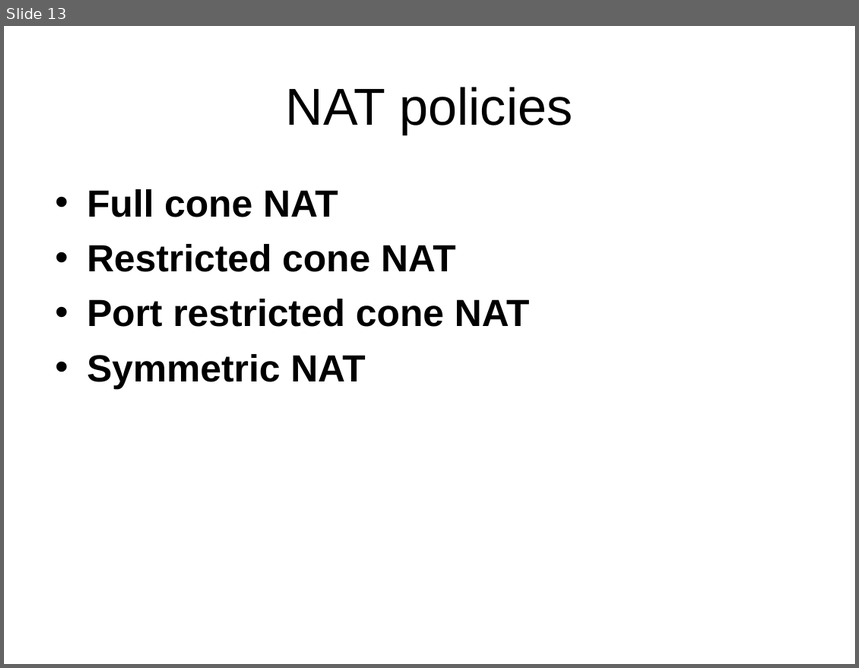
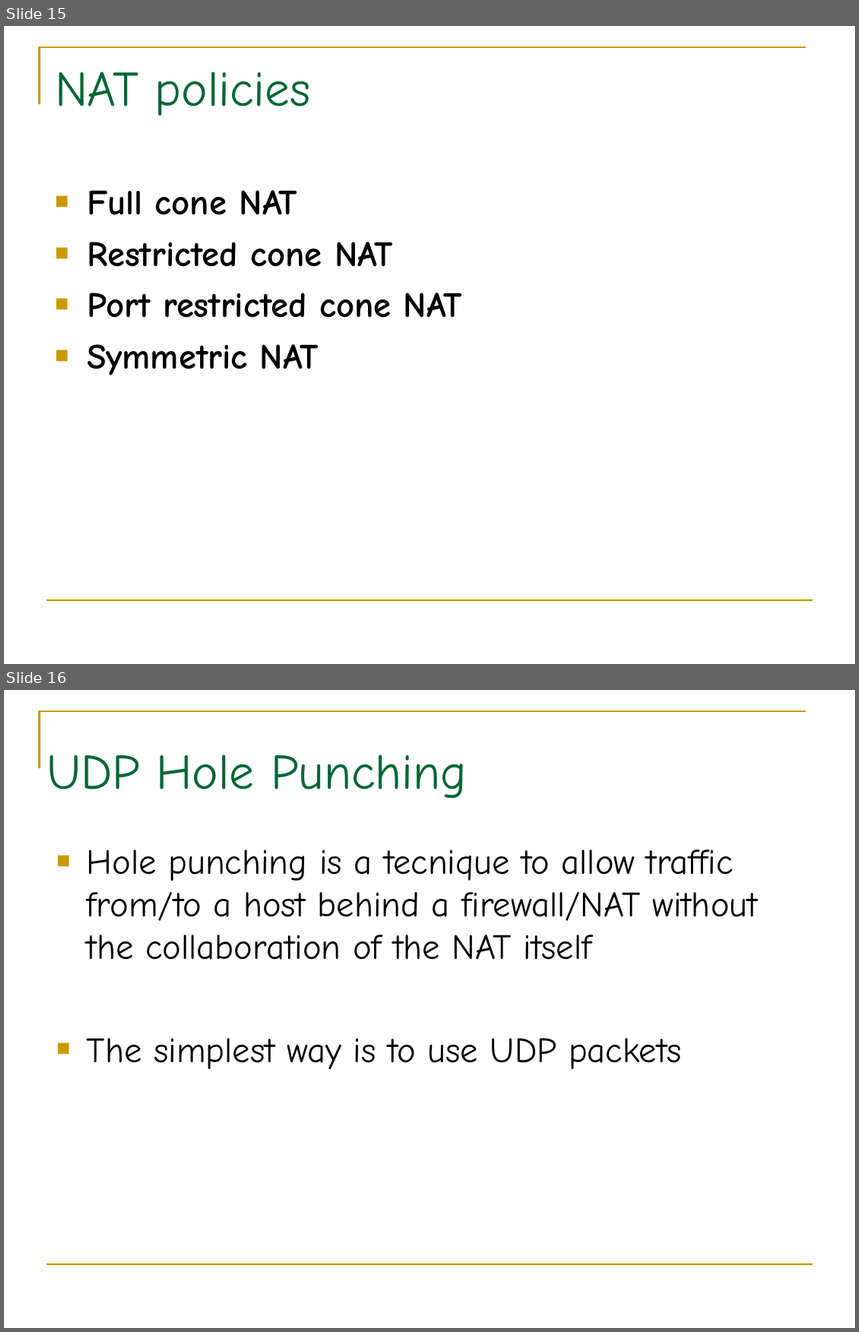
Before and after one commit to BackupTheBerlios/p2p-mentor, a slide deck: slide/nat-p2p.ppt. Shown one above the other, each under a label of ours: slide 13 before the commit, slides 15 and 16 after it. The pictures are 859x668 and 859x1332 pixels, drawn with LibreOffice and Linux fonts; fonts in the diff are those of the drawing. Boxes give left, top, right and bottom in pixels: in the first picture for what was removed or moved away, otherwise in the second. Text is boxed around its words. In the diff, an @@ line names an element or a change of style, - is before the commit and + after.

```diff
--- a/slide/nat-p2p.ppt
+++ b/slide/nat-p2p.ppt
@@ slide 16 added at <box>4,690,855,1328</box>, background #FFFFFF; not listed: 2 template elements that a slide beside it also shows @@
@@ title added at <box>47,755,467,799</box>, 42 pt, text #006633 @@
+UDP Hole Punching
@@ text added at <box>87,850,758,1070</box>, 30 pt, text #000000 @@
+■ Hole punching is a tecnique to allow traffic from/to a host behind a firewall/NAT without the collaboration of the NAT itself
+■ The simplest way is to use UDP packets
@@ what was slide 13 is now slide 15 @@
@@ slide 15 changed as well @@
@@ freeform shape added at <box>40,47,806,104</box>, outline #CC9900 1.5 pt @@
@@ title "NAT policies" at <box>55,72,311,116</box>: size 44 to 42 pt, font Arial to Comic Neue, text colour #000000 to #006633; alignment centre to left; vertical alignment middle to top @@
@@ text "Full cone NAT" at <box>87,190,462,376</box>: size 32 to 30 pt, font Arial to Comic Neue; bullet • to ■; bullet colour #000000 to #CC9900 @@
@@ line added from (47, 601) to (813, 601), #CC9900 1.5 pt @@
```
Also in this commit, not shown: 35 other slides changed, 10 other slides added, 5 slides removed.
